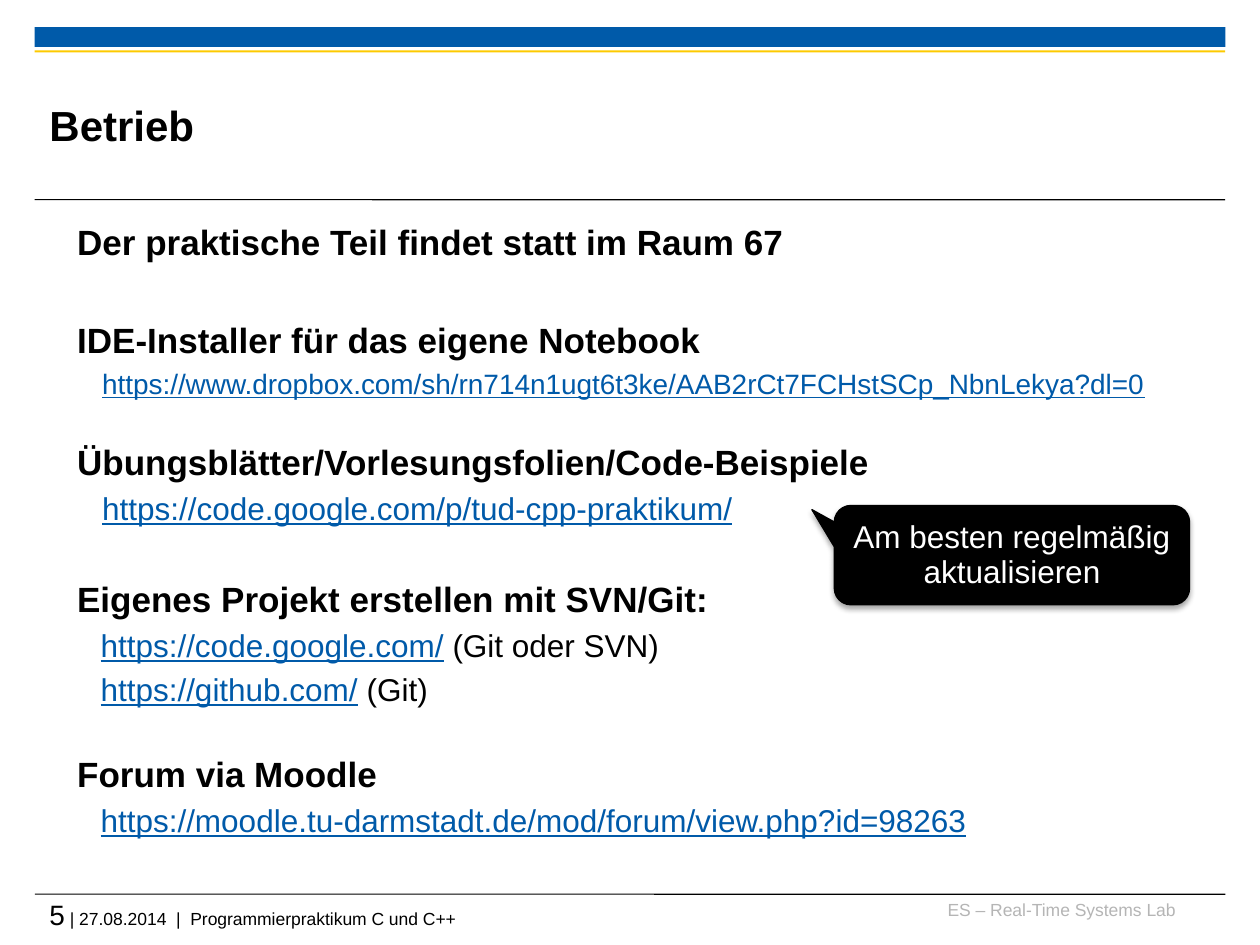
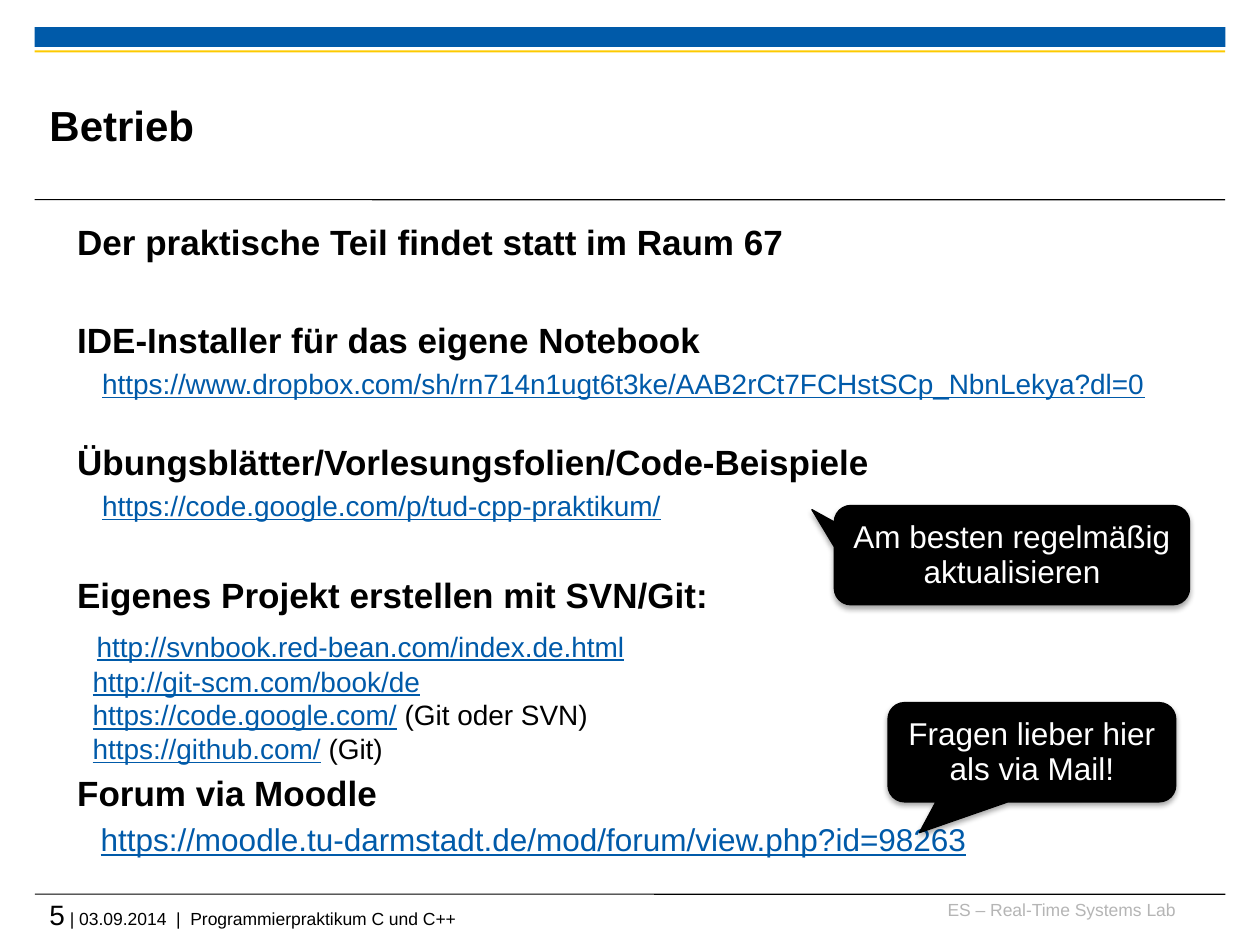
Before and after one commit to h82k/tud-cppp, a slide deck: slide 5 of Vorlesung/0 Organisatorisches.pptx. Drawn at 1260x945 pixels with LibreOffice and Linux fonts; fonts in the diff are those of the drawing; background and template pictures are left out. Boxes give left, top, right and bottom in pixels: in the first picture for what was removed or moved away, otherwise in the second. Text is boxed around its words. In the diff, an @@ line names an element or a change of style, - is before the commit and + after.

```diff
--- a/Vorlesung/0 Organisatorisches.pptx
+++ b/Vorlesung/0 Organisatorisches.pptx
@@ text at (x1=102, y1=495, x2=660, y2=521): size 18 to 16 pt in "https://code.google.com/p/tud-cpp-praktikum/" @@
@@ text at (x1=93, y1=636, x2=624, y2=764): text changed; size 18 to 16 pt @@
-  https://code.google.com/ (Git oder SVN)
-  https://github.com/ (Git)
+http://svnbook.red-bean.com/index.de.html
+http://git-scm.com/book/de
+https://code.google.com/ (Git oder SVN)
+https://github.com/ (Git)
@@ rounded speech box added at (x1=888, y1=703, x2=1176, y2=803), fill #000000, outline #000000 0.75 pt, 18 pt, text #FFFFFF @@
+Fragen lieber hier als via Mail!
@@ text at (x1=49, y1=905, x2=456, y2=929): text changed @@
-5 | 27.08.2014 | Programmierpraktikum C und C++
+5 | 03.09.2014 | Programmierpraktikum C und C++
```
Also in this commit, not shown: 5 other slides changed, 1 slide added, 1 slide removed, 2 other files.
